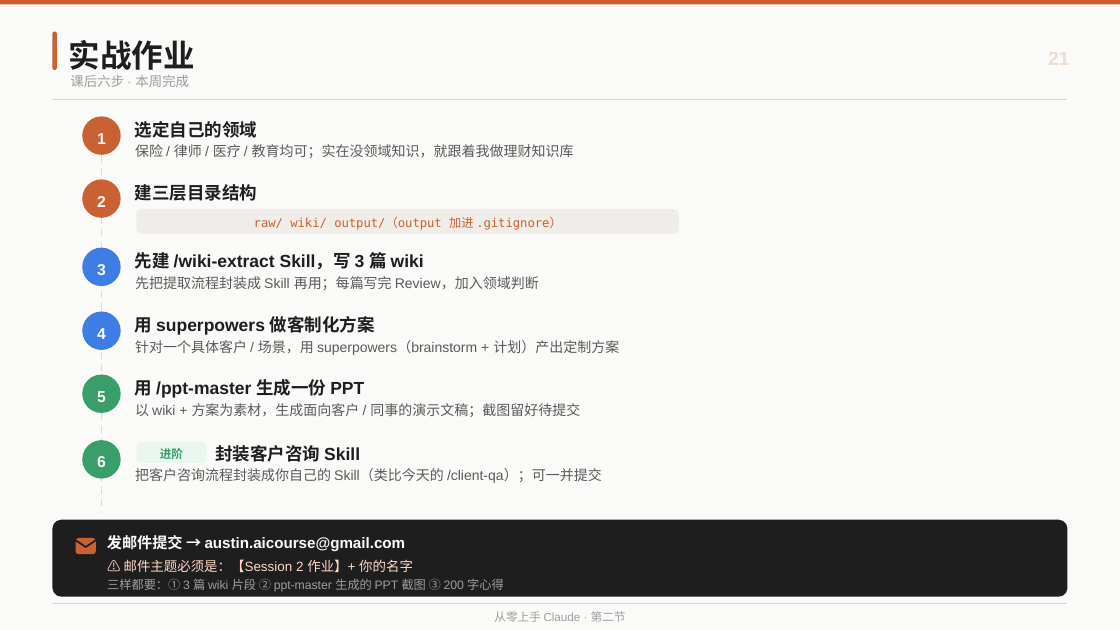
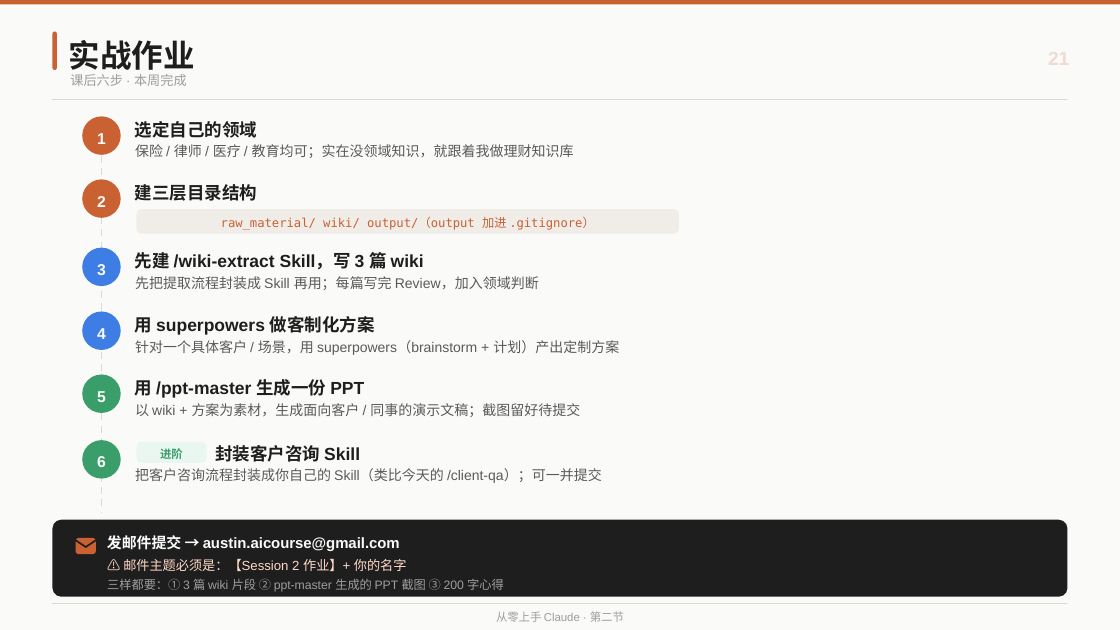
Before and after one commit to austinxyz/course-portal, a slide deck: slide 22 of dl/claude_course_s2.pptx. Drawn at 1120x630 pixels with LibreOffice and Linux fonts; fonts in the diff are those of the drawing. Boxes give left, top, right and bottom in pixels: in the first picture for what was removed or moved away, otherwise in the second. Text is boxed around its words. In the diff, an @@ line names an element or a change of style, - is before the commit and + after.

```diff
--- a/dl/claude_course_s2.pptx
+++ b/dl/claude_course_s2.pptx
@@ text "课后六步 · 本周完成" at [70, 74, 187, 86]: size 11.5 to 11.2 pt @@
@@ text at [221, 217, 595, 230]: text changed @@
-raw/ wiki/ output/（output 加进 .gitignore）
+raw_material/ wiki/ output/（output 加进 .gitignore）
@@ text "进阶" at [160, 448, 183, 459]: size 10 to 9.8 pt @@
@@ text "发邮件提交 → austin.aicourse@gmail.com" at [107, 535, 400, 551]: size 13 to 12.8 pt @@
@@ text "⚠ 邮件主题必须是：【Session 2 作业】+ 你的名字" at [123, 559, 407, 571]: size 11.5 to 11.2 pt @@
@@ text "从零上手 Claude · 第二节" at [496, 611, 624, 622]: size 10 to 9.8 pt @@
```
Also in this commit, not shown: 22 other slides changed, 1 other file.
